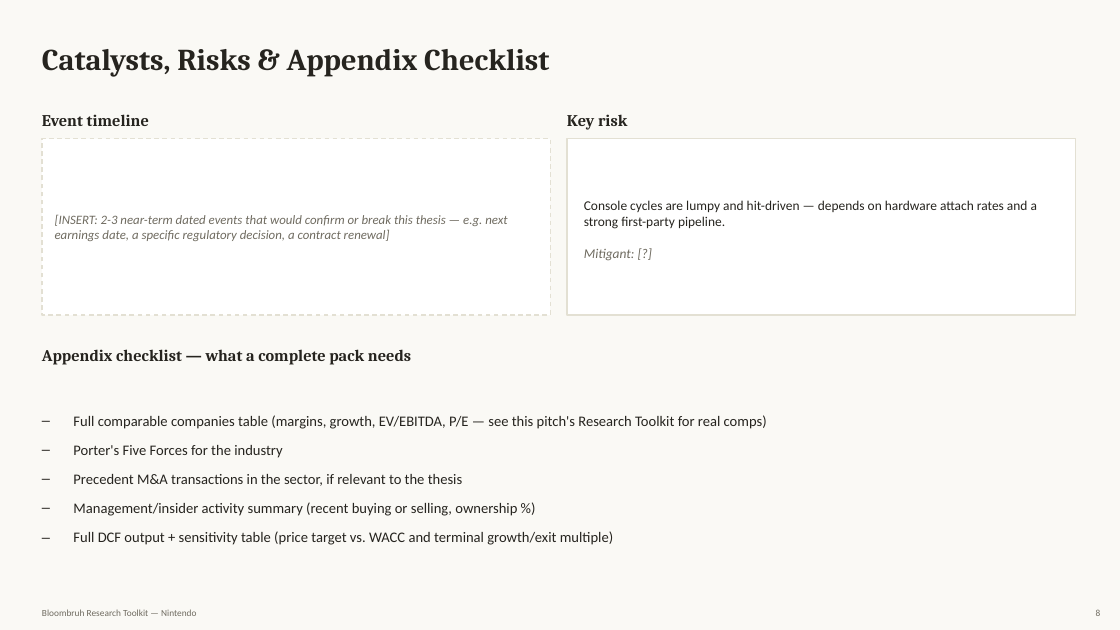
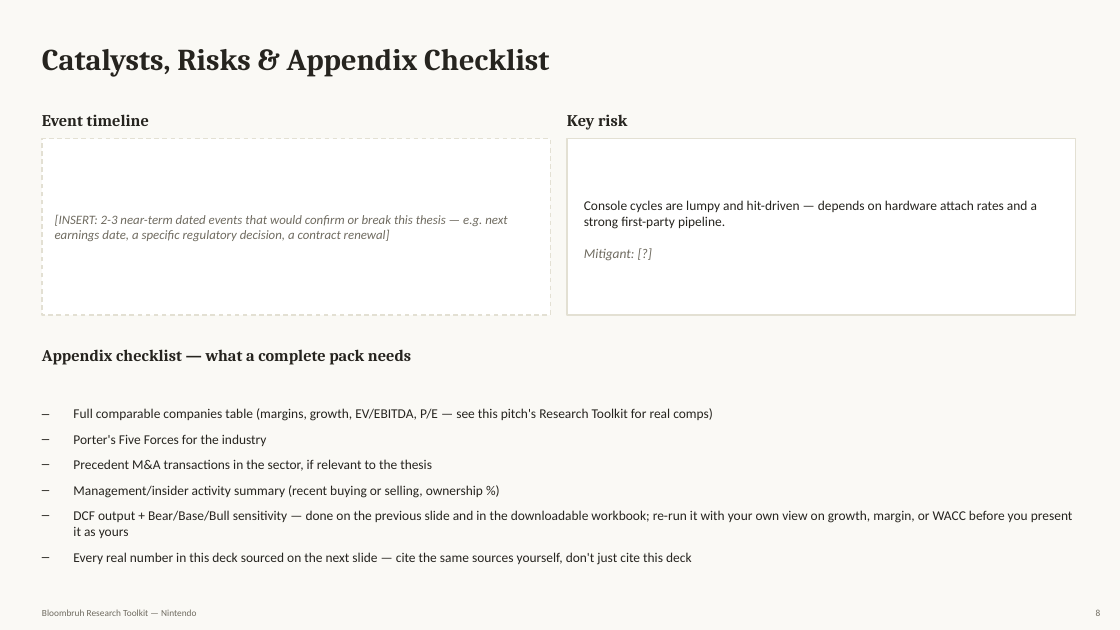
Before and after one commit to hopeful-chicken/Bloombruh, a slide deck: slide 8 of src/data/pitch-templates/nintendo.pptx. Drawn at 1120x630 pixels with LibreOffice and Linux fonts; fonts in the diff are those of the drawing. Boxes give left, top, right and bottom in pixels: in the first picture for what was removed or moved away, otherwise in the second. Text is boxed around its words. In the diff, an @@ line names an element or a change of style, - is before the commit and + after.

```diff
--- a/src/data/pitch-templates/nintendo.pptx
+++ b/src/data/pitch-templates/nintendo.pptx
@@ text at <box>73,408,713,498</box>: size 12.5 to 11.5 pt in "Full comparable companies table (margins, growth, EV/EBITDA, ...", "Porter's Five Forces for the industry", "Precedent M&A transactions in the sector, if ...", "Management/insider activity summary (recent buying or sellin ..."; less space between paragraphs @@
@@ text at <box>73,510,1073,565</box>: text changed; size 12.5 to 11.5 pt @@
-– Full DCF output + sensitivity table (price target vs. WACC and terminal growth/exit multiple)
+– DCF output + Bear/Base/Bull sensitivity — done on the previous slide and in the downloadable workbook; re-run it with your own view on growth, margin, or WACC before you present it as yours
+– Every real number in this deck sourced on the next slide — cite the same sources yourself, don't just cite this deck
```
Also in this commit, not shown: 1 other slide changed, 1 slide added, 23 other files.
